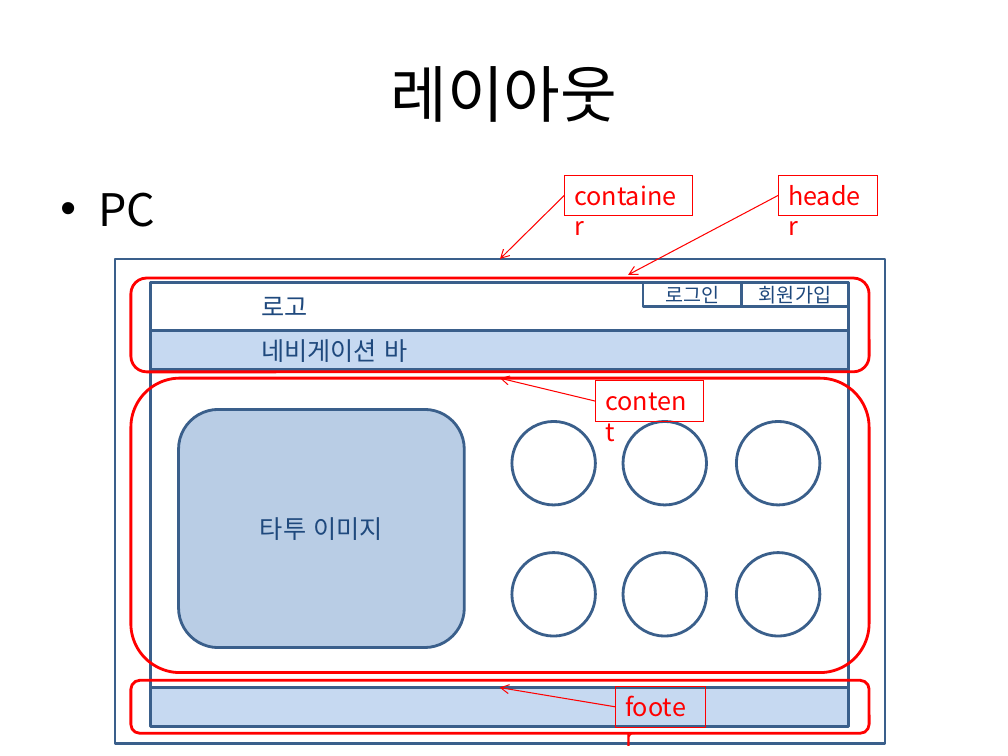
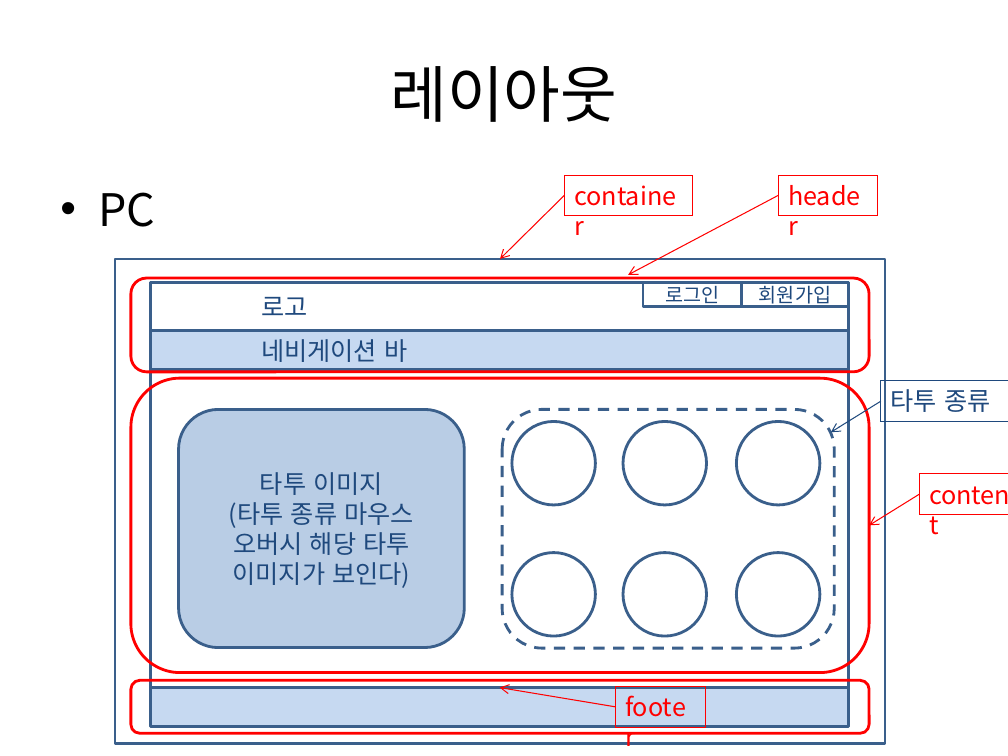
Before and after one commit to kurodari/ttm, a slide deck: slide 8 of docs/ttm 기획서 pt.pptx. Drawn at 1008x756 pixels with LibreOffice and Linux fonts; fonts in the diff are those of the drawing. Boxes give left, top, right and bottom in pixels: in the first picture for what was removed or moved away, otherwise in the second. Text is boxed around its words. In the diff, an @@ line names an element or a change of style, - is before the commit and + after.

Commit message:
레이아웃 수정

```diff
--- a/docs/ttm 기획서 pt.pptx
+++ b/docs/ttm 기획서 pt.pptx
@@ rectangle added at (881, 381, 1008, 421), outline #1F497D 0.75 pt, 18 pt, text #1F497D @@
+타투 종류
@@ rounded rectangle added at (502, 409, 835, 648), outline #3A5F8C 2 pt dashed @@
@@ arrow added from (881, 401) to (831, 432), #1F497D 0.75 pt @@
@@ rectangle "content": place and size @@
-rectangle "content" at (596, 381, 704, 421)
+rectangle "content" at (919, 474, 1008, 514)
@@ text in rounded rectangle at (229, 502, 414, 588): paragraph added @@
+(타투 종류 마우스 오버시 해당 타투 이미지가 보인다)
@@ arrow moved from (596, 401) - (500, 378) to (919, 494) - (869, 525) @@
```
Also in this commit, not shown: 1 slide added.
